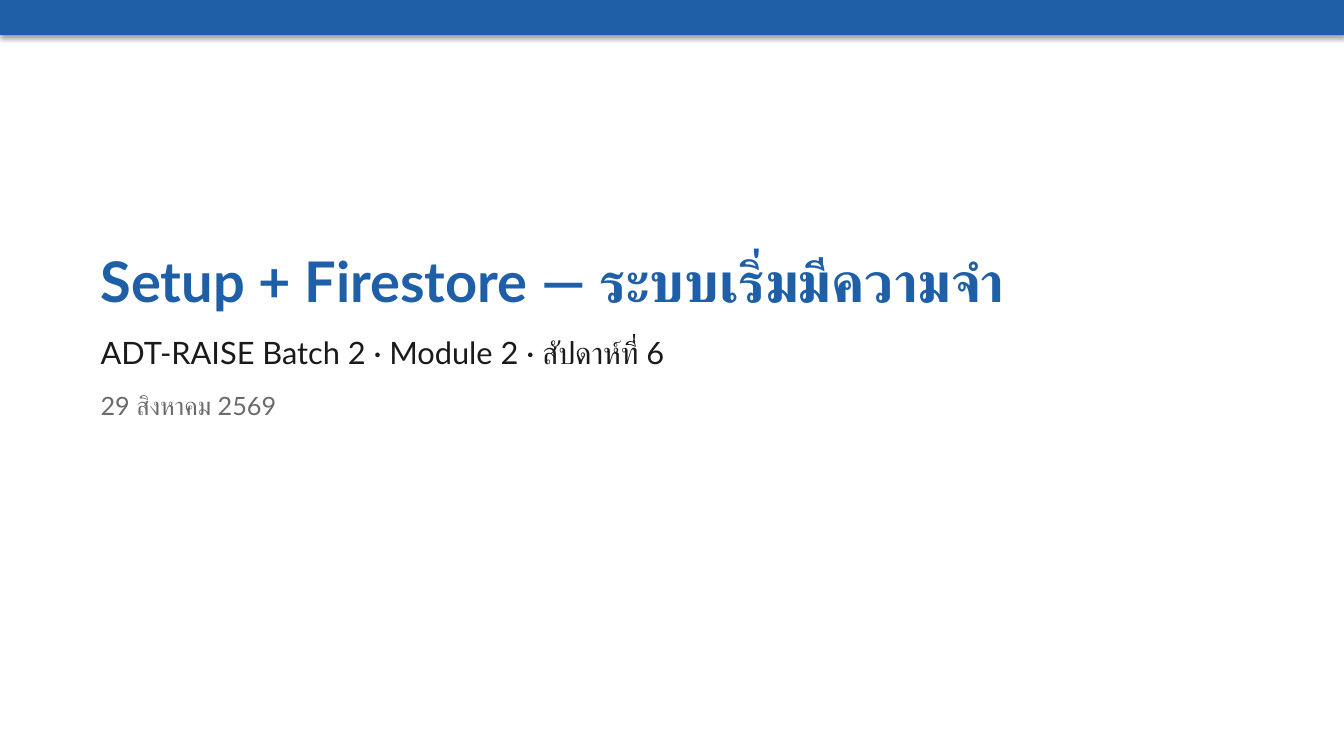
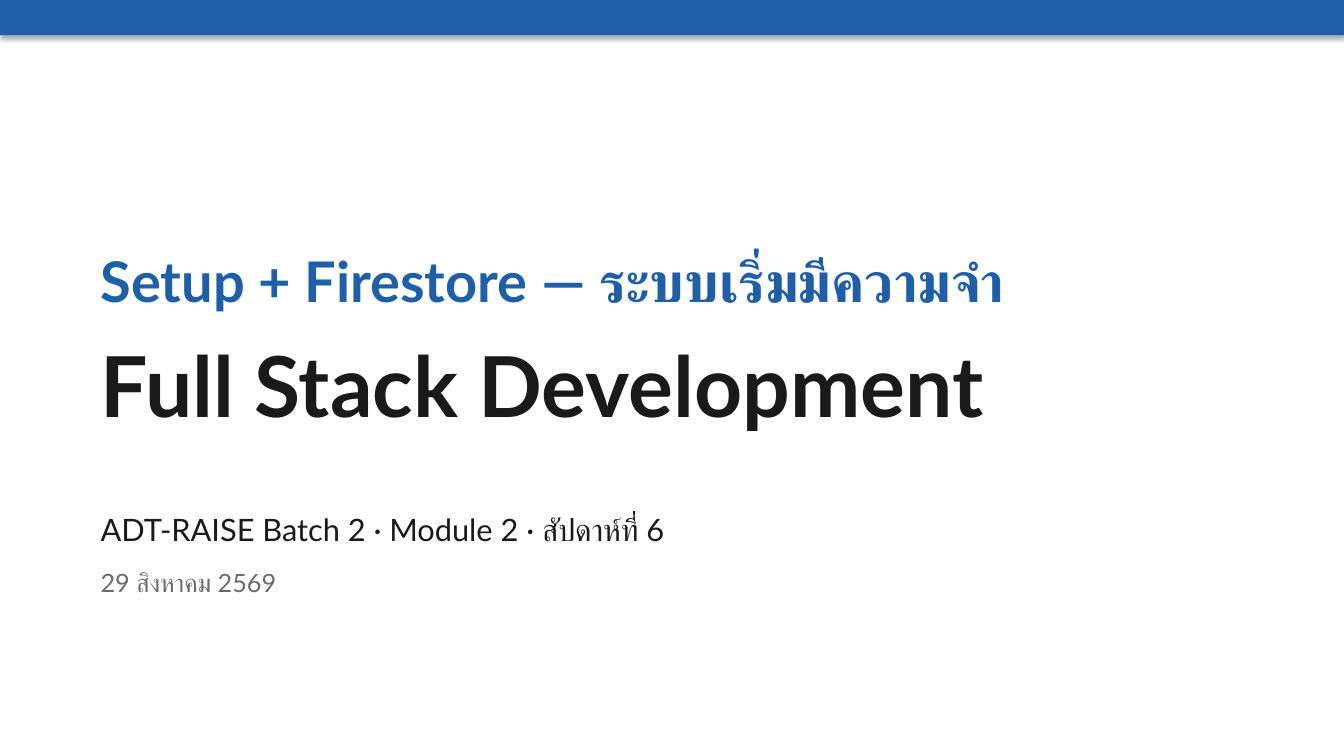
Before and after one commit to cnacha-mfu/raise2-module2, a slide deck: slide 1 of materials/week6/w6-slides.pptx. Drawn at 1344x756 pixels with LibreOffice and Linux fonts; fonts in the diff are those of the drawing. Boxes give left, top, right and bottom in pixels: in the first picture for what was removed or moved away, otherwise in the second. Text is boxed around its words. In the diff, an @@ line names an element or a change of style, - is before the commit and + after.

```diff
--- a/materials/week6/w6-slides.pptx
+++ b/materials/week6/w6-slides.pptx
@@ text at (101, 354, 983, 431): paragraph added @@
+Full Stack Development
```
Also in this commit, not shown: 15 other slides changed, 3 slides added, 2 other files.
